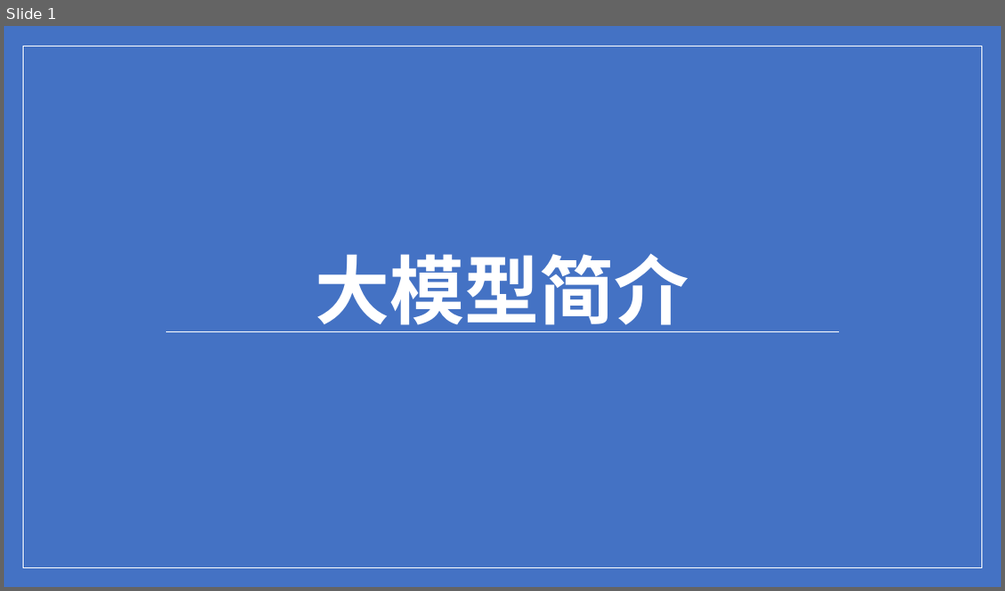
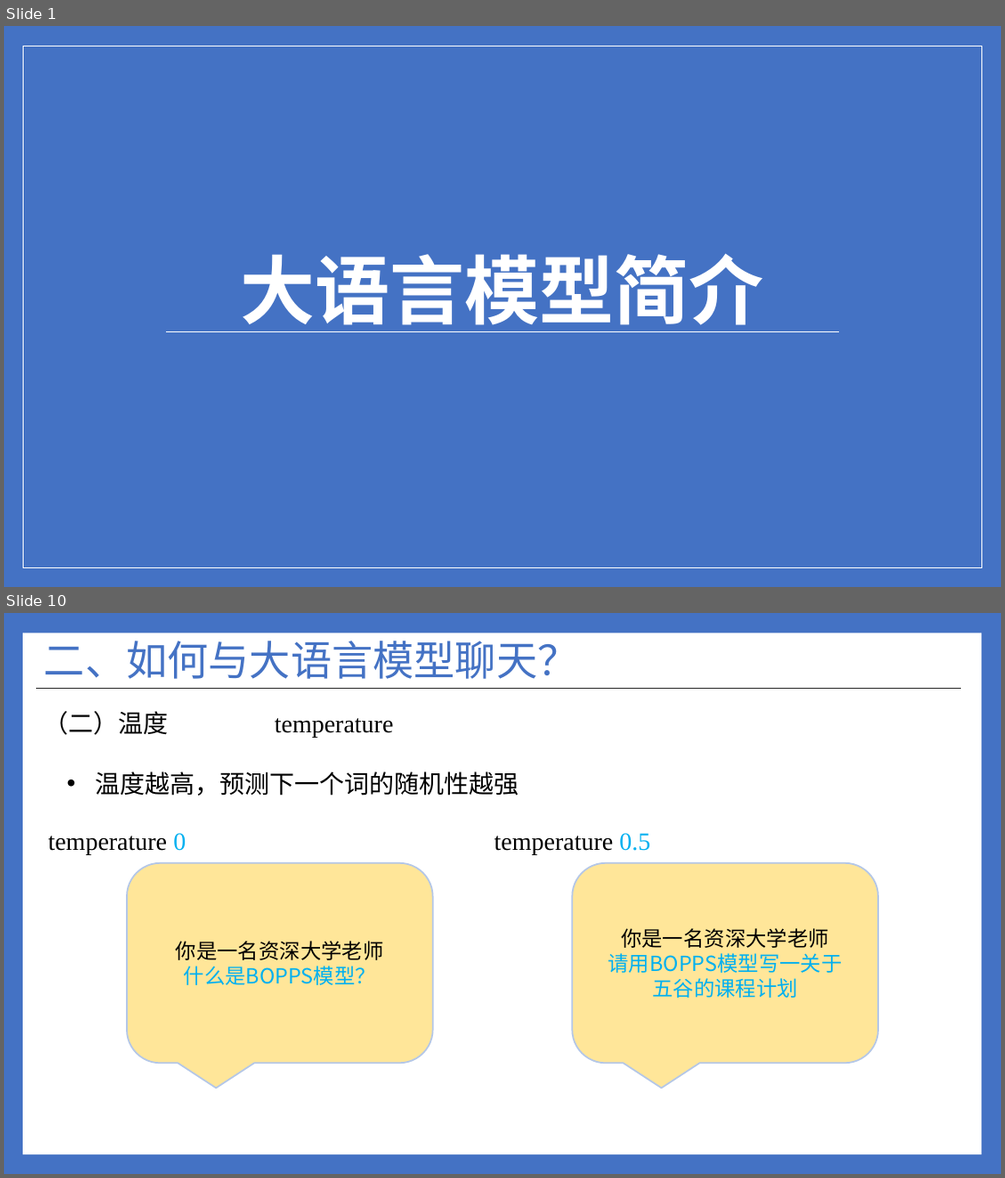
Before and after one commit to ylsdamxssjxxdd/eva, a slide deck: utils/软件介绍.pptx. Shown one above the other, each under a label of ours: slide 1 before the commit, slides 1 and 10 after it; the slides between them are not shown. The pictures are 1005x591 and 1005x1178 pixels, drawn with LibreOffice and Linux fonts; fonts in the diff are those of the drawing. Boxes give left, top, right and bottom in pixels: in the first picture for what was removed or moved away, otherwise in the second. Text is boxed around its words. In the diff, an @@ line names an element or a change of style, - is before the commit and + after.

```diff
--- a/utils/软件介绍.pptx
+++ b/utils/软件介绍.pptx
@@ slide 10 added at [4, 613, 1001, 1174], background #4472C4 @@
@@ rectangle added at [23, 633, 981, 1154], fill #FFFFFF @@
@@ title added at [44, 641, 579, 679], 39.6 pt, text #4472C4 @@
+二、如何与大语言模型聊天？
@@ line added from (36, 689) to (961, 689), #262626 1 pt @@
@@ text added at [44, 711, 394, 738], 24 pt, text #000000 @@
+（二）温度 temperature
@@ text added at [95, 771, 518, 795], 24 pt, text #000000 @@
+• 温度越高，预测下一个词的随机性越强
@@ text added at [48, 833, 186, 855], 24 pt, text #000000 @@
+temperature 0
@@ text added at [494, 833, 650, 855], 24 pt, text #000000 @@
+temperature 0.5
@@ rounded speech box added at [127, 863, 432, 1062], fill #FFE699, outline #B4C7E7 1.5 pt, 20 pt, text #00B0F0 @@
+你是一名资深大学老师
+什么是BOPPS模型？
@@ rounded speech box added at [573, 863, 878, 1062], fill #FFE699, outline #B4C7E7 1.5 pt, 20 pt, text #00B0F0 @@
+你是一名资深大学老师
+请用BOPPS模型写一关于
+五谷的课程计划
@@ slide 1 changed as well @@
@@ title at [241, 253, 764, 332]: text changed @@
-大模型简介
+大语言模型简介
```
Also in this commit, not shown: 4 other slides changed, 8 other slides added, 2 slides removed, 8 other files.
